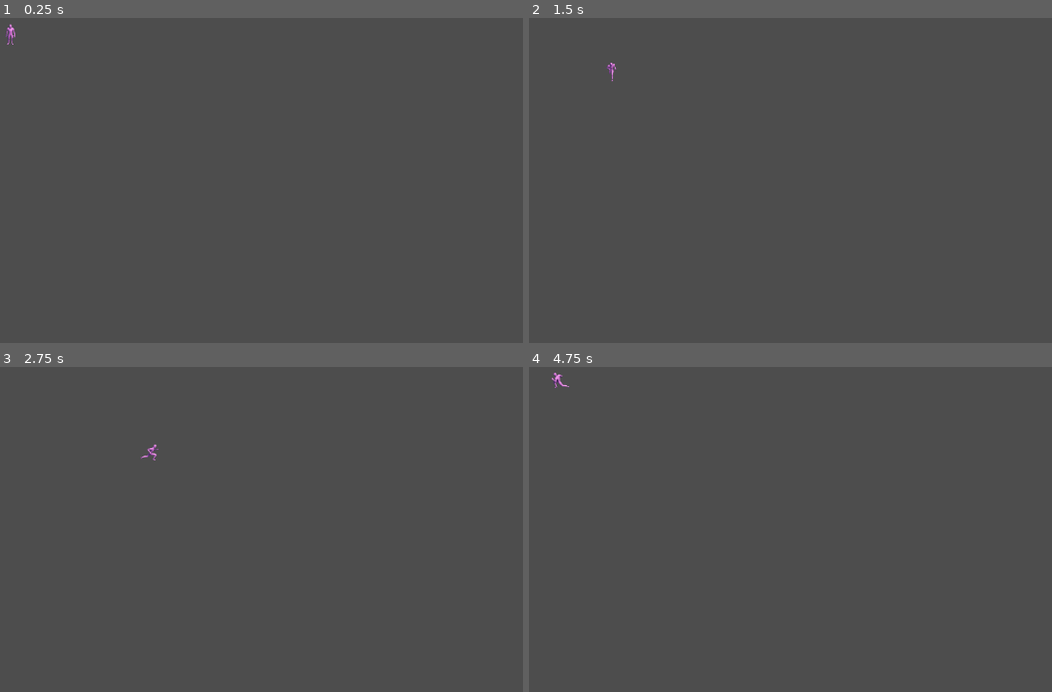
Above: before the commit, frames 1-4 (two rows, left to right).
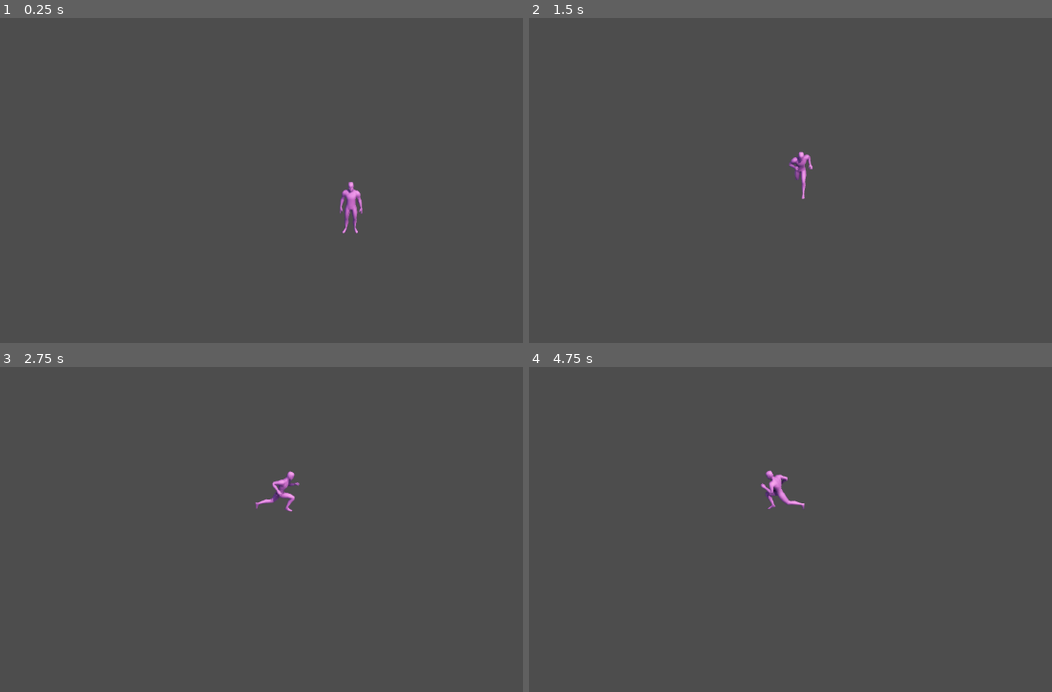
Above: after the commit, the same moments.

Repository: Vhendrant/VeilShift
Game: Godot game, scene res://Scenes/Main.tscn
The game is run twice, just before and just after one commit, with the same random seed, the same clock (stepped at 60 frames per second) and the same inputs.
Inputs:
- Up to frame 1 (0.25 s): no input
- Up to frame 2 (1.5 s): hold D (Right) 0.53-1.28 s; tap Shift (Dash) at 0.6, 1.35 s; hold S (Down) from 1.28 s (still down)
- Up to frame 3 (2.75 s): tap Enter at 2 s; release S (Down) at 2.03 s; hold D (Right) from 2.03 s (still down); tap Shift (Dash) at 2.1 s
- Up to frame 4 (4.75 s): release D (Right) at 2.78 s; hold W (Up) 2.78-3.53 s; tap Shift (Dash) at 2.85, 3.6, 4.35 s; hold A (Left) from 3.53 s (still down)

The runs differ from the first frame. In frame 1, 0.4% of the frame differs, in the area x 1-70%, y 1-67%; in frame 2, 0.3%; in frame 3, 0.4%; in frame 4, 0.4%.

Commit message:
Add Camera2D with smooth follow and scale
Introduce a Camera2D and script to smoothly follow the player. Adds Scenes/camera_2d.gd (lerps camera global_position toward ../CharacterBody2D using a configurable speed) and its UID file, and registers the script as an external resource in Main.tscn. Also adds the Camera2D node to Main.tscn and sets the root Node2D scale to Vector2(2.5, 2.5).

Diff:
--- a/Scenes/Main.tscn
+++ b/Scenes/Main.tscn
@@ -1,8 +1,13 @@
 [gd_scene format=3 uid="uid://bgbqsyvgq0ht4"]
 
 [ext_resource type="PackedScene" uid="uid://bbxkf5q71b82h" path="res://Scenes/Player.tscn" id="1_r150o"]
+[ext_resource type="Script" uid="uid://bghwvlb2n5evw" path="res://Scenes/camera_2d.gd" id="2_idj7w"]
 
 [node name="Node2D" type="Node2D" unique_id=1630887214]
+scale = Vector2(2.5, 2.5)
 
 [node name="CharacterBody2D" parent="." unique_id=1856094243 instance=ExtResource("1_r150o")]
 position = Vector2(187, 131)
+
+[node name="Camera2D" type="Camera2D" parent="." unique_id=864797373]
+script = ExtResource("2_idj7w")
--- /dev/null
+++ b/Scenes/camera_2d.gd
@@ -0,0 +1,9 @@
+extends Camera2D
+@onready var player = $"../CharacterBody2D"
+var speed = 5.0
+
+func _process(delta):
+	if player:
+		global_position = global_position.lerp(
+			player.global_position,
+			speed * delta)
Not shown, added: Scenes/camera_2d.gd.uid
